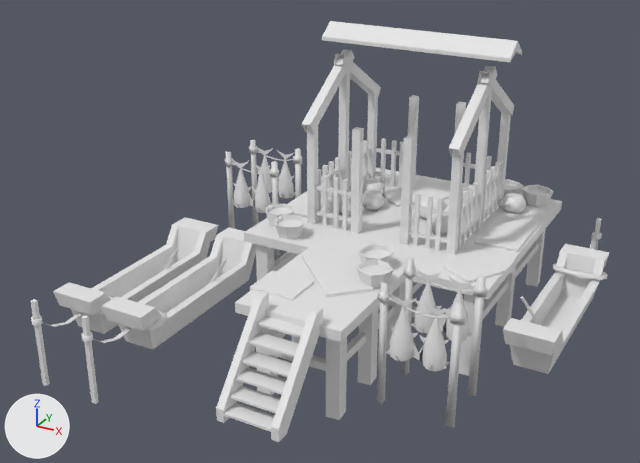
A saved change to the COLLADA model art/meshes/structural/mayas/dock.dae.
Rendered twice from a 50 mm lens placed at (16.6, -35.4, 20.4), pointed at (-1.5, -2.5, 4.0). Lighting does not change. The marker at lower left points along +X, +Y and +Z. The older version comes first. Materials are left out; every surface is plain grey. Where no turn or scale is listed for an object, it has been applied to the vertices. Vertices at exactly the same position are counted once.

Before the edit, the objects in view are built like this:
```python
me_cubo_712 = bpy.data.meshes.new('Cubo.712')
me_cubo_712.from_pydata(...)  # 3873 vertices, 4633 faces; spans x -11.6..10.1, y -12.2..9.3, z -1.7..12.3
me_cubo_712.materials.append(mat_a_novas_texturas_mayas__welton__005)
ob_dock = bpy.data.objects.new('dock', me_cubo_712)
ob_dock.location = (0.0, 0.0, 0.0)
```
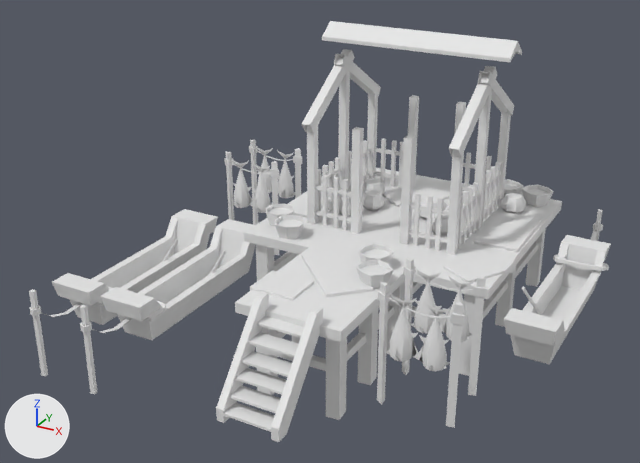
The newer file is also turned or shifted as a whole; pictures and numbers use the older file's frame.

Patch to the scene script:
```diff
--- a/art/meshes/structural/mayas/dock.dae.py
+++ b/art/meshes/structural/mayas/dock.dae.py
@@ me_cubo_712 @@
 # used by ob_dock; location = (0.0, 0.0, 0.0)
-me_cubo_712.from_pydata(...)  # 3873 vertices, 4633 faces; spans x -11.6..10.1, y -12.2..9.3, z -1.7..12.3
+me_cubo_712.from_pydata(...)  # 3845 vertices, 4672 faces; spans x -11.6..10.1, y -12.2..9.3, z -1.7..12.3
+# me_cubo_712 part 1: the loose piece of 96 vertices spanning x -8.5..-6.2, y -9.8..0.1, z -0.5..1.7 is rebuilt with 124 vertices and now spans x -8.7..-6.0, y -9.8..0.1, z 0.0..2.3
+# me_cubo_712 part 2: the loose piece of 96 vertices spanning x 7.6..9.9, y -3.3..6.6, z -0.5..1.7 is rebuilt with 124 vertices and now spans x 7.4..10.1, y -3.3..6.6, z 0.0..2.3
+# me_cubo_712 part 3: the loose piece of 96 vertices spanning x -11.3..-9.1, y -9.8..0.1, z -0.5..1.7 is rebuilt with 124 vertices and now spans x -11.6..-8.9, y -9.8..0.1, z 0.0..2.3
+# me_cubo_712 part 4: a new loose piece of 63 vertices spanning x -7.6..-7.1, y -12.2..-8.6, z -1.2..3.0
+# me_cubo_712 part 5: a new loose piece of 63 vertices spanning x 8.5..9.0, y 5.4..8.9, z -1.2..3.0
+# me_cubo_712 part 6: a new loose piece of 63 vertices spanning x -10.4..-10.0, y -12.2..-8.6, z -1.2..3.0
+# me_cubo_712 part 7: 6 loose pieces with 192 vertices, spanning x -11.6..10.1, y -12.2..8.9, z 0.7..1.7, are deleted
+# me_cubo_712 part 8: 2 vertices moved within x -8.9, y 2.7..5.1, z 3.1; 96 vertices removed from x -10.3..-6.1, y -12.1..-3.4, z -1.7..2.5; 24 vertices added at x -10.3..-6.8, y -4.8..-4.2, z 0.1..0.8
+# me_cubo_712 part 9: 49 vertices removed from x 6.3..8.9, y -7.1..8.8, z -1.7..2.5; 12 vertices added at x 8.2..8.8, y 0.3..0.9, z 0.1..0.8
```

Changed parts and their boxes (x1, y1, x2, y2) in the pictures (640 x 463 px):
'dock', reshaped: before (30, 21, 610, 442); after (29, 21, 611, 442)
part 1 of me_cubo_712, rebuilt: before (101, 227, 256, 350); after (100, 219, 256, 340)
part 2 of me_cubo_712, rebuilt: before (503, 244, 610, 374); after (504, 235, 611, 364)
part 3 of me_cubo_712, rebuilt: before (53, 217, 218, 334); after (52, 209, 218, 325)
part 4 of me_cubo_712, added: after (80, 305, 132, 395)
part 5 of me_cubo_712, added: after (591, 209, 603, 241)
part 6 of me_cubo_712, added: after (29, 289, 83, 377)
part 7 of me_cubo_712, deleted: before (31, 232, 608, 342)
part 8 of me_cubo_712, cut back: before (30, 187, 251, 404)
part 9 of me_cubo_712, built on: before (520, 218, 601, 325)
